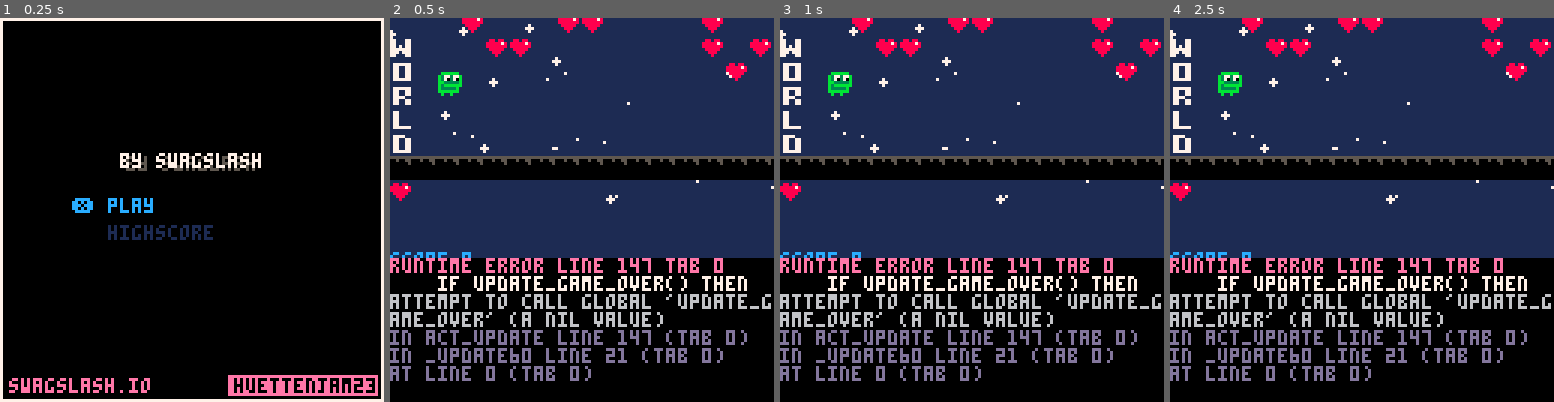
Above: before the commit, frames 1-4 (left to right).
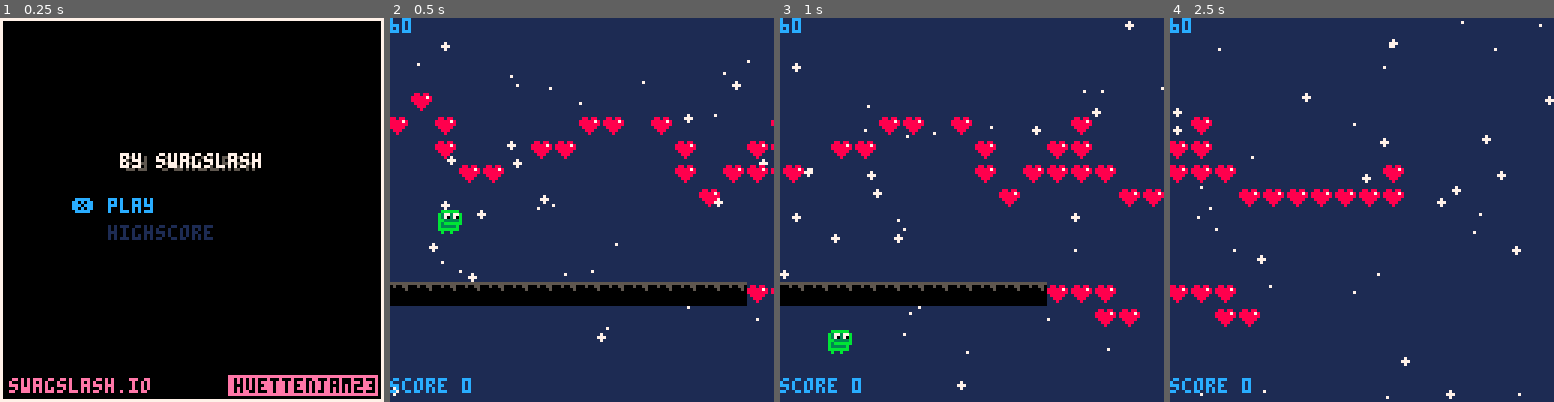
Above: after the commit, the same moments.

Repository: swagslash/huettenjam2023
Game: PICO-8 cartridge huettenjam2023.p8
The game is run twice, just before and just after one commit, with the same random seed, the same clock (stepped at 60 frames per second) and the same inputs.
Inputs:
- Up to frame 1 (0.25 s): no input
- Up to frame 2 (0.5 s): tap X (X key) at 0.33 s
- Up to frame 3 (1 s): tap O (Z key) at 0.7 s
- Up to frame 4 (2.5 s): tap X (X key) at 1.07, 1.85 s; tap O (Z key) at 1.7, 2.1 s; hold Up 2.15-2.42 s

Frame 1 is identical in both runs. In frame 2, 46% of the frame differs, in the area x 0-100%, y 0-100%; in frame 3, 47%; in frame 4, 49%.
Error before the commit: runtime error line 147 tab 0; if update_game_over() then; attempt to call global 'update_game_over' (a nil value)

Commit message:
readd gameover

Diff:
--- a/huettenjam2023.p8
+++ b/huettenjam2023.p8
@@ -8,6 +8,7 @@
 #include scripts/main.lua
 #include scripts/menu.lua
 #include scripts/game.lua
+#include scripts/gameover.lua
 #include scripts/snow.lua
 #include scripts/utils.lua
 
